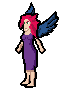
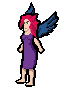
Comparing the layer stacks of the two (64, 88) images. Changes:
added layer "Elize_Walking_11" above "Elize_Walking_10" over [15, 38, 46, 87]
hid "Elize_Neutral_0", moved it above "Elize_Neutral_3" over [15, 38, 46, 88]
